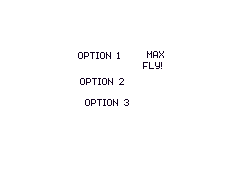
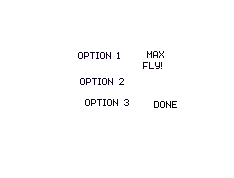
Layered file, before and after one edit (w=234, h=178). Changes by layer:
added layer "DONE" above "MAX" over [154,101,177,108]
